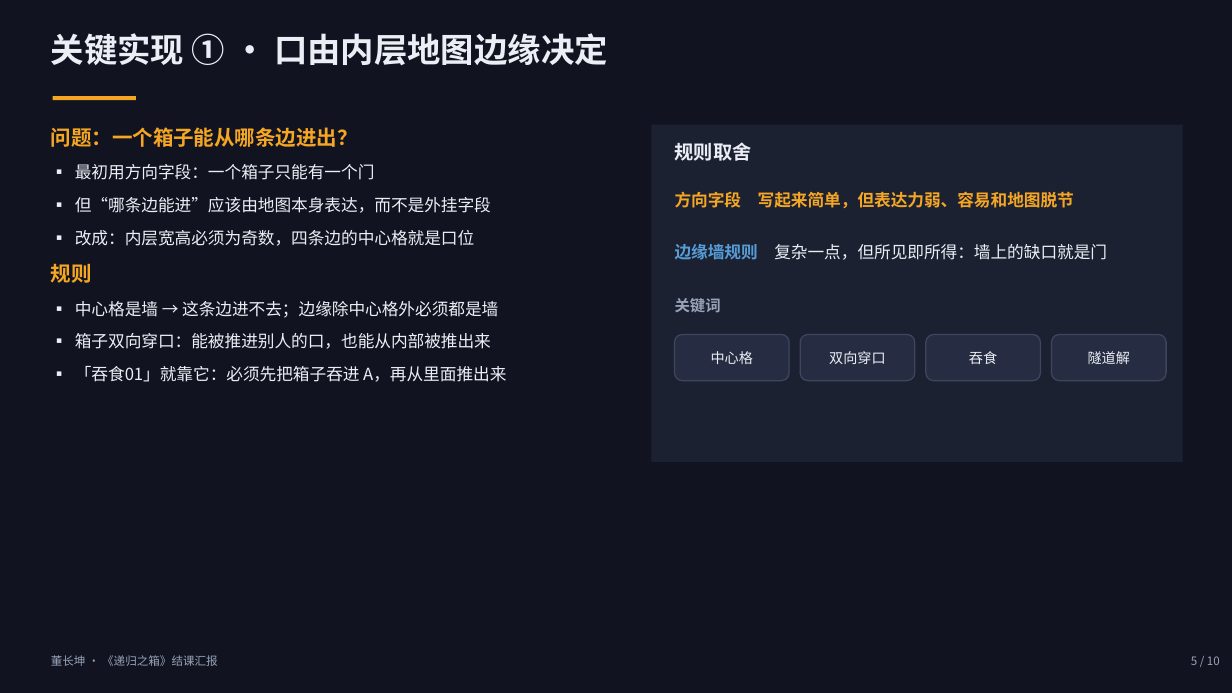
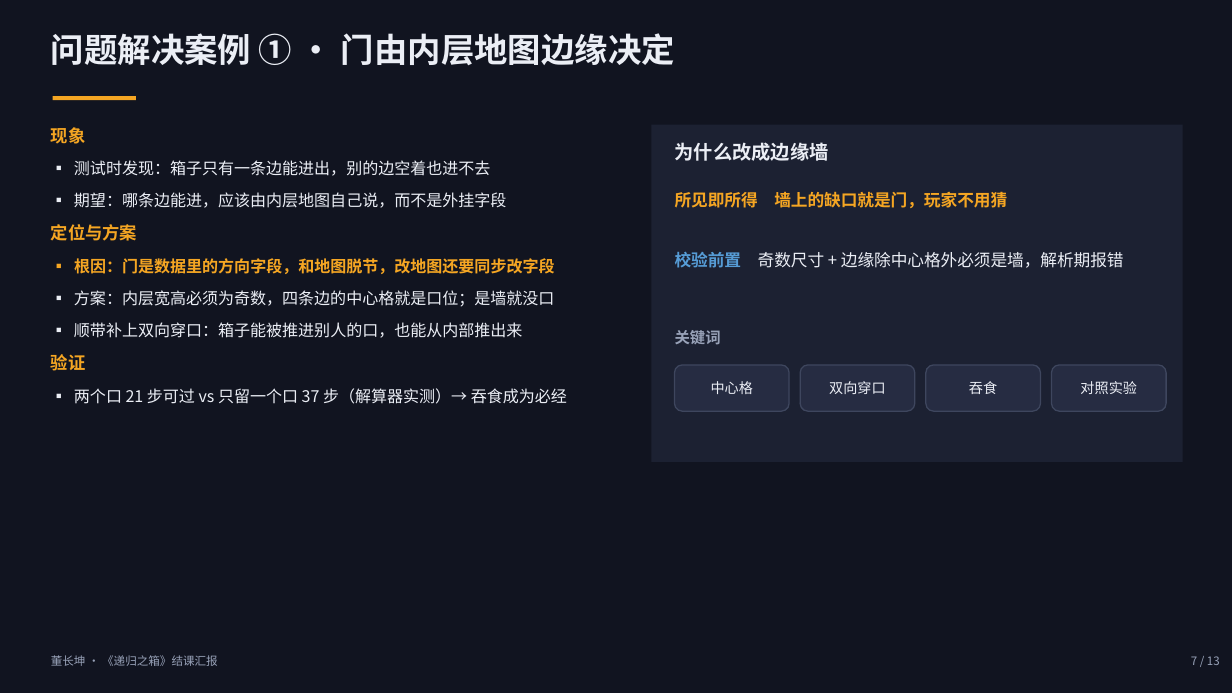
Before and after one commit to xxdw1017/parabox, a slide deck: slide 7 of 递归之箱_结课汇报_董长坤.pptx (slide 5 before the commit). Drawn at 1232x693 pixels with LibreOffice and Linux fonts; fonts in the diff are those of the drawing. Boxes give left, top, right and bottom in pixels: in the first picture for what was removed or moved away, otherwise in the second. Text is boxed around its words. In the diff, an @@ line names an element or a change of style, - is before the commit and + after.

Commit message:
docs: 结课汇报改为以 AI 协作与问题解决流程为主线
- 版式重排为 13 页：新增 AI 协作流程（第二张流程图 flow_ai.png）、
  AI 的四种失效模式与应对、问题解决流程总览（5 个真实问题表格）、
  三个问题解决案例（门模型 / 解算器定有解性 / 计数缺陷与流程事故）、
  AI 产出的验收体系；保留架构、关键算法流程图、目标达成、分工与演示
- 新增 screenshots/flow_ai.png：规则 → 实现 → 测试 → 验收 的闭环流程图
- AGENTS.md 目录树补上 screenshots 下三张图

```diff
--- a/递归之箱_结课汇报_董长坤.pptx
+++ b/递归之箱_结课汇报_董长坤.pptx
@@ text at (51,33,675,65): text changed @@
-关键实现 ① · 口由内层地图边缘决定
+问题解决案例 ① · 门由内层地图边缘决定
@@ text at (51,127,567,404): text changed; size 13 to 12.5 pt @@
-问题：一个箱子能从哪条边进出？
-▪ 最初用方向字段：一个箱子只能有一个门
-▪ 但“哪条边能进”应该由地图本身表达，而不是外挂字段
-▪ 改成：内层宽高必须为奇数，四条边的中心格就是口位
-规则
-▪ 中心格是墙 → 这条边进不去；边缘除中心格外必须都是墙
-▪ 箱子双向穿口：能被推进别人的口，也能从内部被推出来
-▪ 「吞食01」就靠它：必须先把箱子吞进 A，再从里面推出来
+现象
+▪ 测试时发现：箱子只有一条边能进出，别的边空着也进不去
+▪ 期望：哪条边能进，应该由内层地图自己说，而不是外挂字段
+定位与方案
+▪ 根因：门是数据里的方向字段，和地图脱节，改地图还要同步改字段
+▪ 方案：内层宽高必须为奇数，四条边的中心格就是口位；是墙就没口
+▪ 顺带补上双向穿口：箱子能被推进别人的口，也能从内部推出来
+验证
+▪ 两个口 21 步可过 vs 只留一个口 37 步（解算器实测）→ 吞食成为必经
@@ text at (675,142,829,161): text changed @@
-规则取舍
+为什么改成边缘墙
@@ text at (675,191,1007,208): text changed @@
-方向字段 写起来简单，但表达力弱、容易和地图脱节
+所见即所得 墙上的缺口就是门，玩家不用猜
@@ text at (675,252,1124,268): text changed @@
-边缘墙规则 复杂一点，但所见即所得：墙上的缺口就是门
+校验前置 奇数尺寸 + 边缘除中心格外必须是墙，解析期报错
@@ 4 rounded rectangles, 1 text: place and size @@
-4 rounded rectangles, 1 text at (675,298,1166,381)
+4 rounded rectangles, 1 text at (675,330,1166,411)
@@ text in rounded rectangle at (1080,381,1137,394): text changed @@
-隧道解
+对照实验
@@ text at (1191,656,1220,665): text changed @@
-5 / 10
+7 / 13
```
Also in this commit, not shown: 6 other slides changed, 5 slides added, 2 slides removed, 2 other files.
